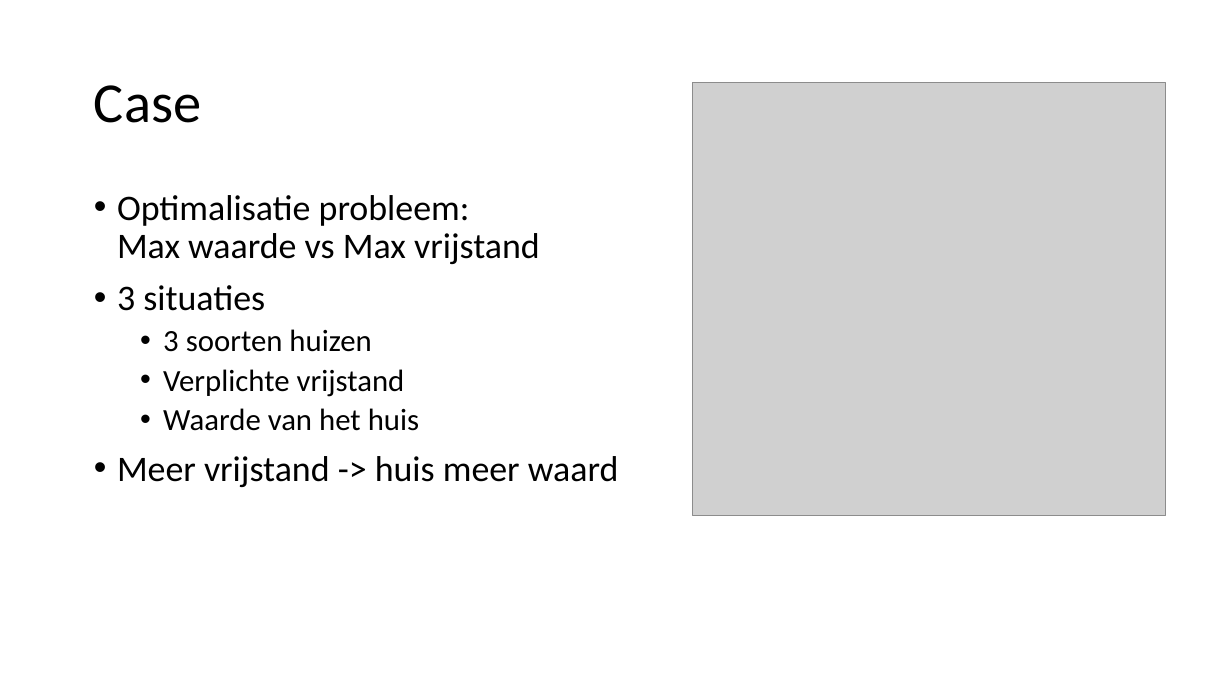
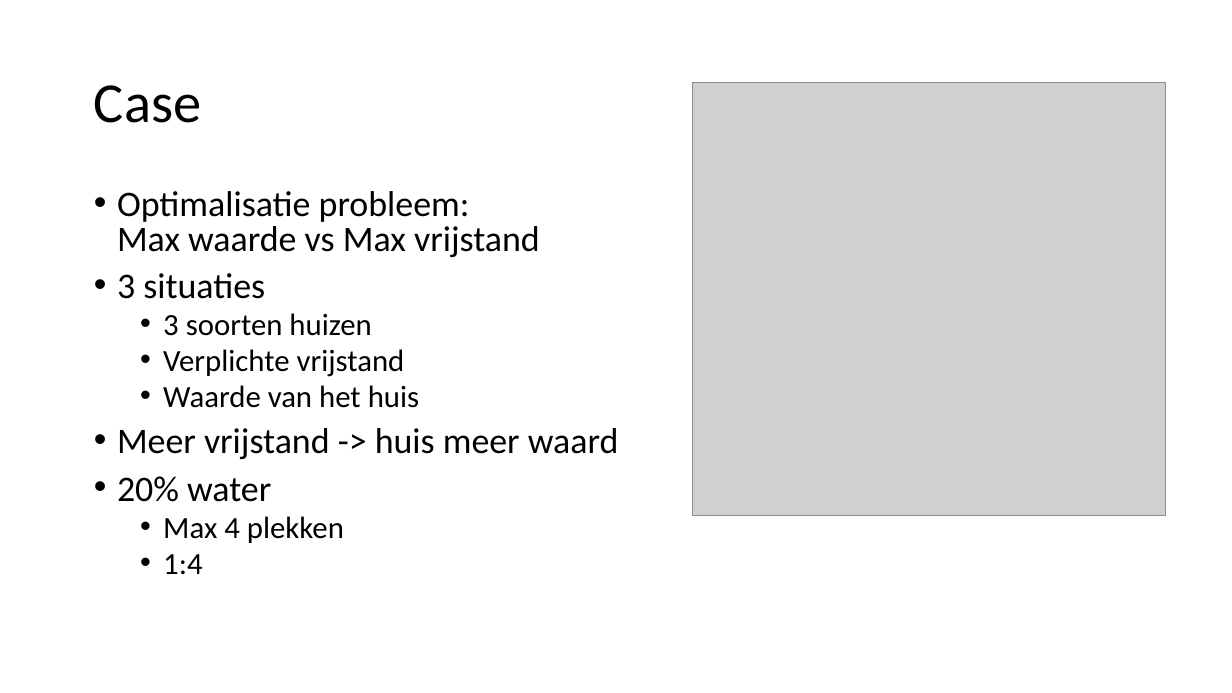
Before and after one commit to TammeThijs/Heuristics, a slide deck: slide 3 of Presentation1.pptx. Drawn at 1232x693 pixels with LibreOffice and Linux fonts; fonts in the diff are those of the drawing; grey boxes stand for pictures. Boxes give left, top, right and bottom in pixels: in the first picture for what was removed or moved away, otherwise in the second. Text is boxed around its words. In the diff, an @@ line names an element or a change of style, - is before the commit and + after.

```diff
--- a/Presentation1.pptx
+++ b/Presentation1.pptx
@@ text at [117,191,619,459]: line spacing 0.9 to 0.8 @@
@@ text at [117,476,344,574]: paragraphs added @@
+• 20% water
+  • Max 4 plekken
+  • 1:4
```
Also in this commit, not shown: 3 other slides changed, 3 other files.
